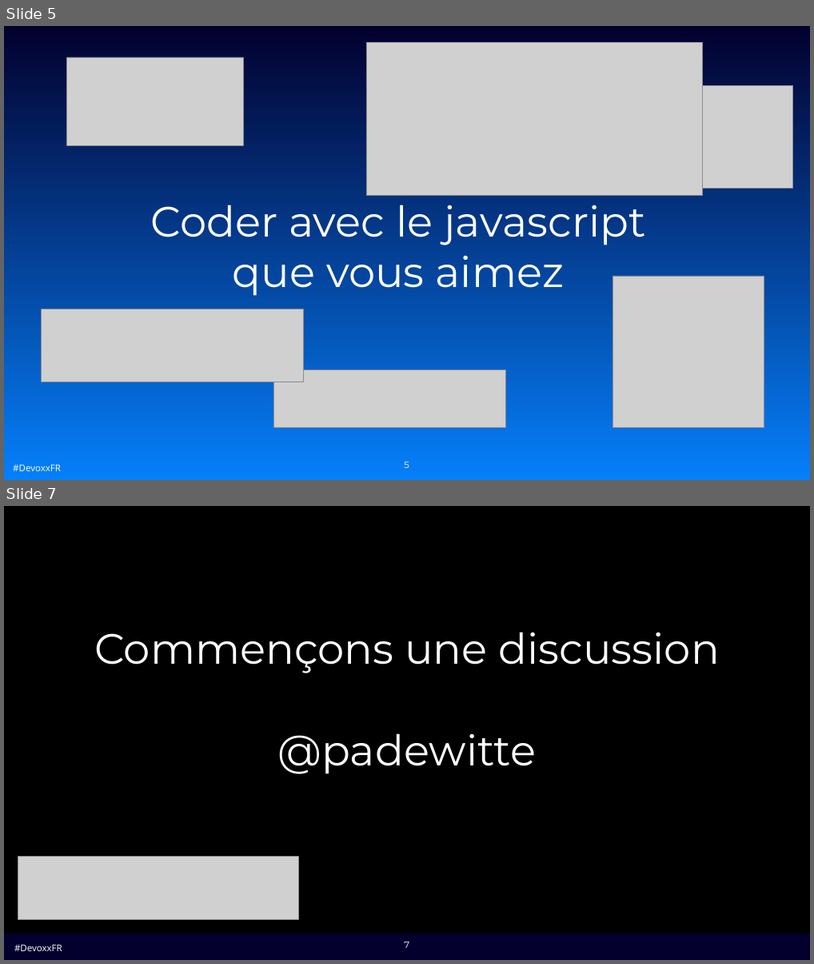
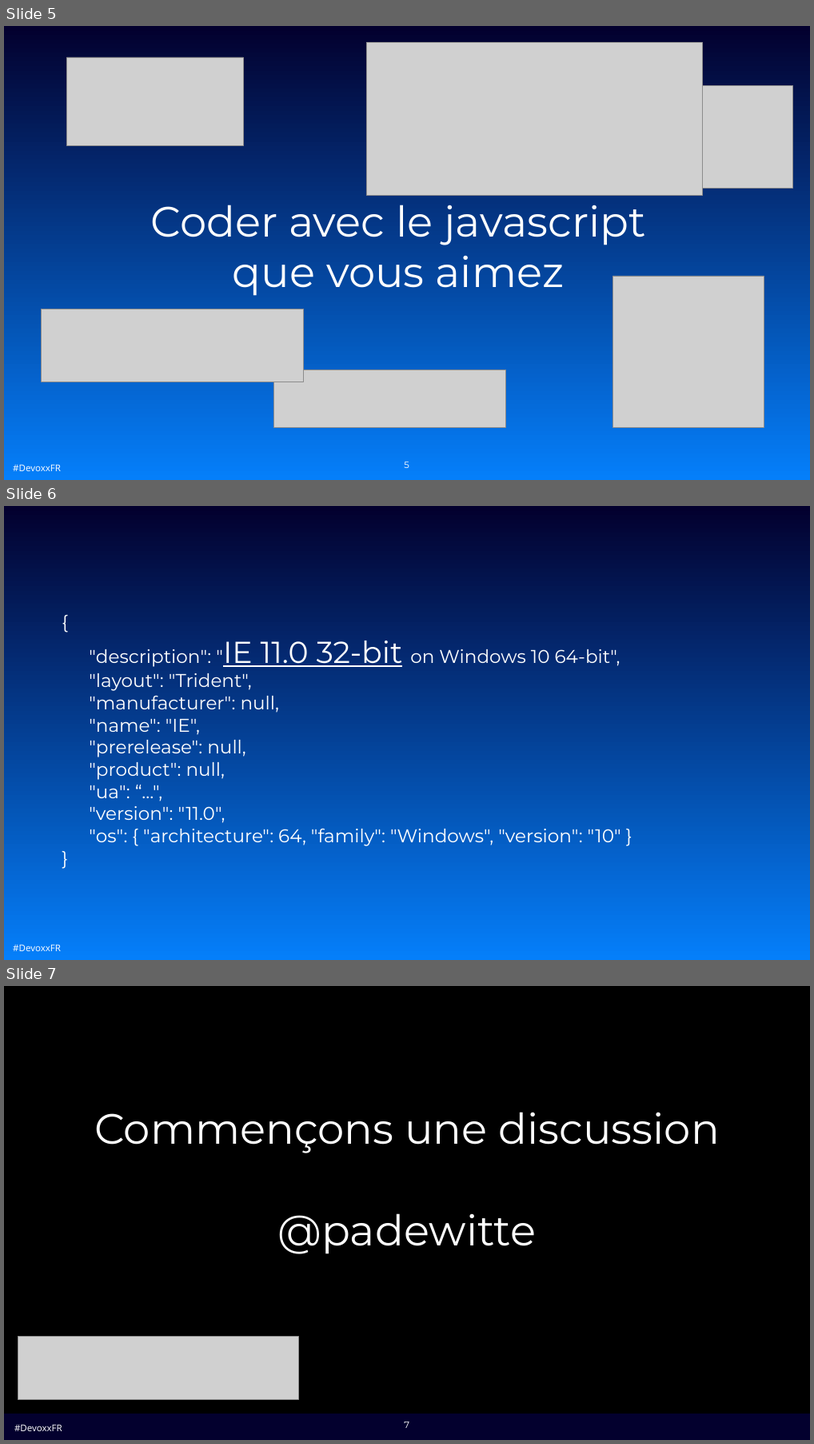
Before and after one commit to padewitte/DEVOXXFR2017_JS_OFFICE, a slide deck: OfficeAndJavascript_DEVOXX2017.pptx. Shown one above the other, each under a label of ours: slides 5 and 7 before the commit, slides 5, 6 and 7 after it; the slides between them are not shown. The pictures are 814x964 and 814x1444 pixels, drawn with LibreOffice and Linux fonts; fonts in the diff are those of the drawing; grey boxes stand for pictures; background and template pictures are left out. Boxes give left, top, right and bottom in pixels: in the first picture for what was removed or moved away, otherwise in the second. Text is boxed around its words. In the diff, an @@ line names an element or a change of style, - is before the commit and + after.

```diff
--- a/OfficeAndJavascript_DEVOXX2017.pptx
+++ b/OfficeAndJavascript_DEVOXX2017.pptx
@@ slide 6 added at (x1=4, y1=506, x2=810, y2=960), background gradient #057FFA to #03002E; not listed: 1 template element that a slide beside it also shows @@
@@ title added at (x1=89, y1=640, x2=622, y2=846), 44 pt, text #FFFFFF @@
+{
+"description": "IE 11.0 32-bit on Windows 10 64-bit",
+"layout": "Trident",
+"manufacturer": null,
+"name": "IE",
+"prerelease": null,
+"product": null,
+"ua": “…",
+"version": "11.0",
+"os": { "architecture": 64, "family": "Windows", "version": "10" }
+}
```
Also in this commit, not shown: 1 slide removed, 6 other files.
